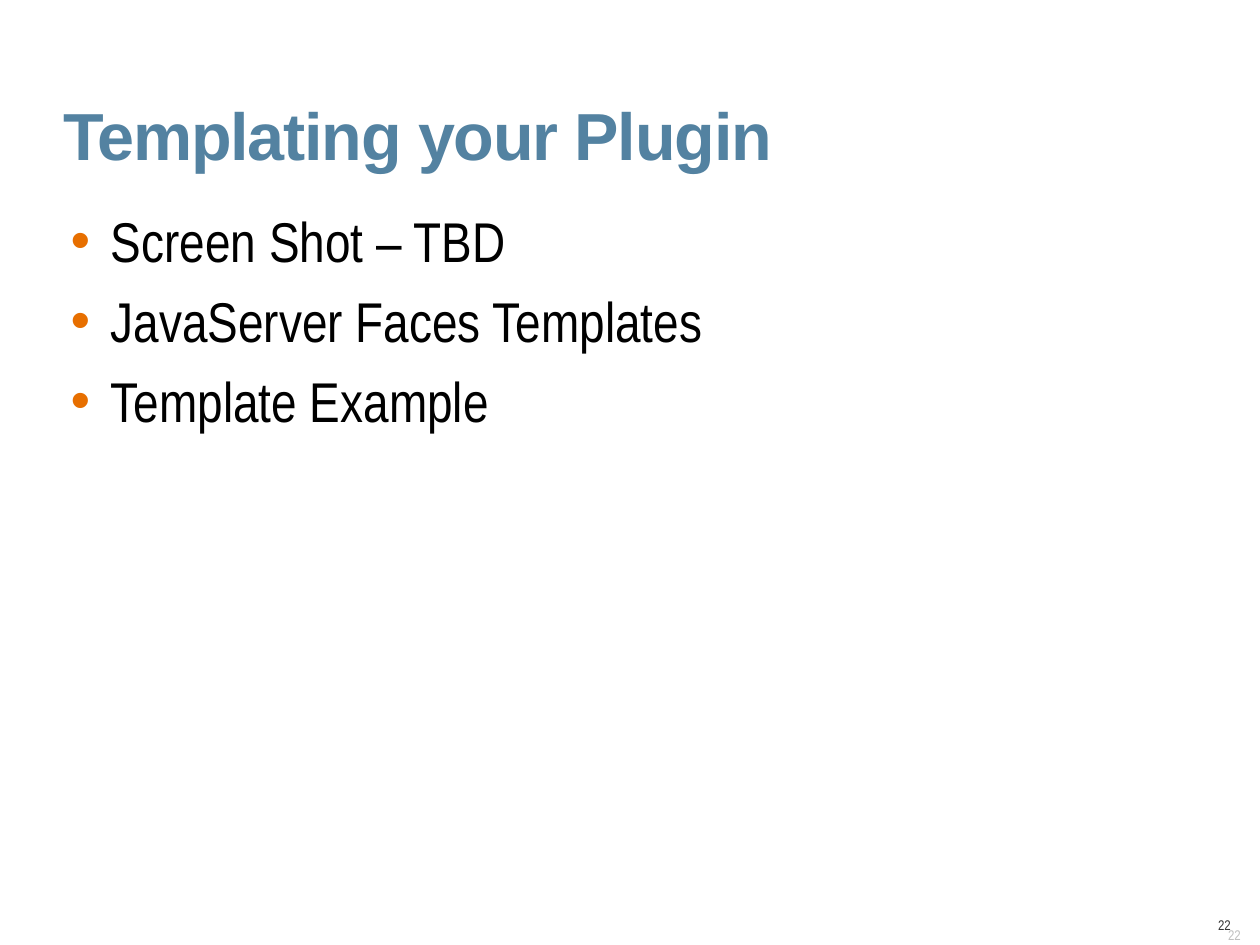
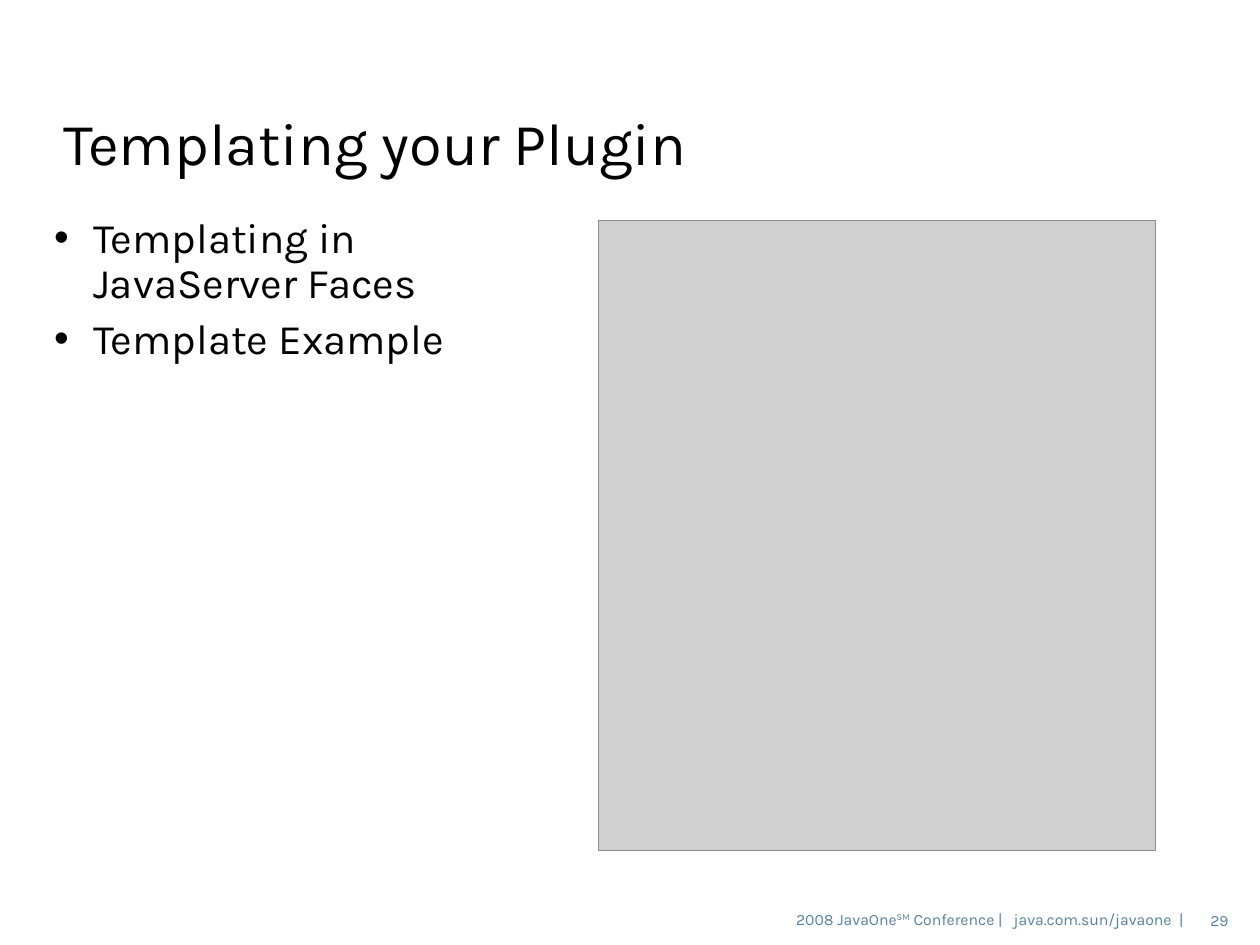
Before and after one commit to dmatej/Glassfish-SVN-Patched, a slide deck: slide 29 of v3/admingui/j1plugin/gfplugin/4520_gfplugin.odp (slide 22 before the commit). Drawn at 1260x945 pixels with LibreOffice and Linux fonts; fonts in the diff are those of the drawing; grey boxes stand for pictures; background and template pictures are left out. Boxes give left, top, right and bottom in pixels: in the first picture for what was removed or moved away, otherwise in the second. Text is boxed around its words. In the diff, an @@ line names an element or a change of style, - is before the commit and + after.

```diff
--- a/v3/admingui/j1plugin/gfplugin/4520_gfplugin.odp
+++ b/v3/admingui/j1plugin/gfplugin/4520_gfplugin.odp
@@ title "Templating your Plugin" at (63,124,687,179): size 38 to 34 pt, font Arial to Karla, text colour #5382A1 to #000000, letter spacing -0.7 to 0 pt, bold off; line spacing 0.9 to 0.85; vertical alignment top to middle @@
@@ text at (93,224,416,299): text changed; size 32 to 24 pt; font Arial Narrow to Karla @@
-• Screen Shot – TBD
-• JavaServer Faces Templates
+• Templating in
+  JavaServer Faces
@@ picture added at (598,220,1155,850) @@
@@ text at (93,325,443,364): size 32 to 24 pt, font Arial Narrow to Karla in "Template Example"; indent changed; line spacing 0.85 to 0.9; less space between paragraphs @@
@@ text added at (796,913,1172,929), 9 pt, text #5382A1 @@
+2008 JavaOneSM Conference | java.com.sun/javaone |
@@ page number added at (1210,916,1228,926), 9 pt, text #5483A1 @@
+29
@@ page number removed at (1218,920,1231,933) @@
-22
```
Also in this commit, not shown: 27 other slides changed, 10 slides added, 1 slide removed.
